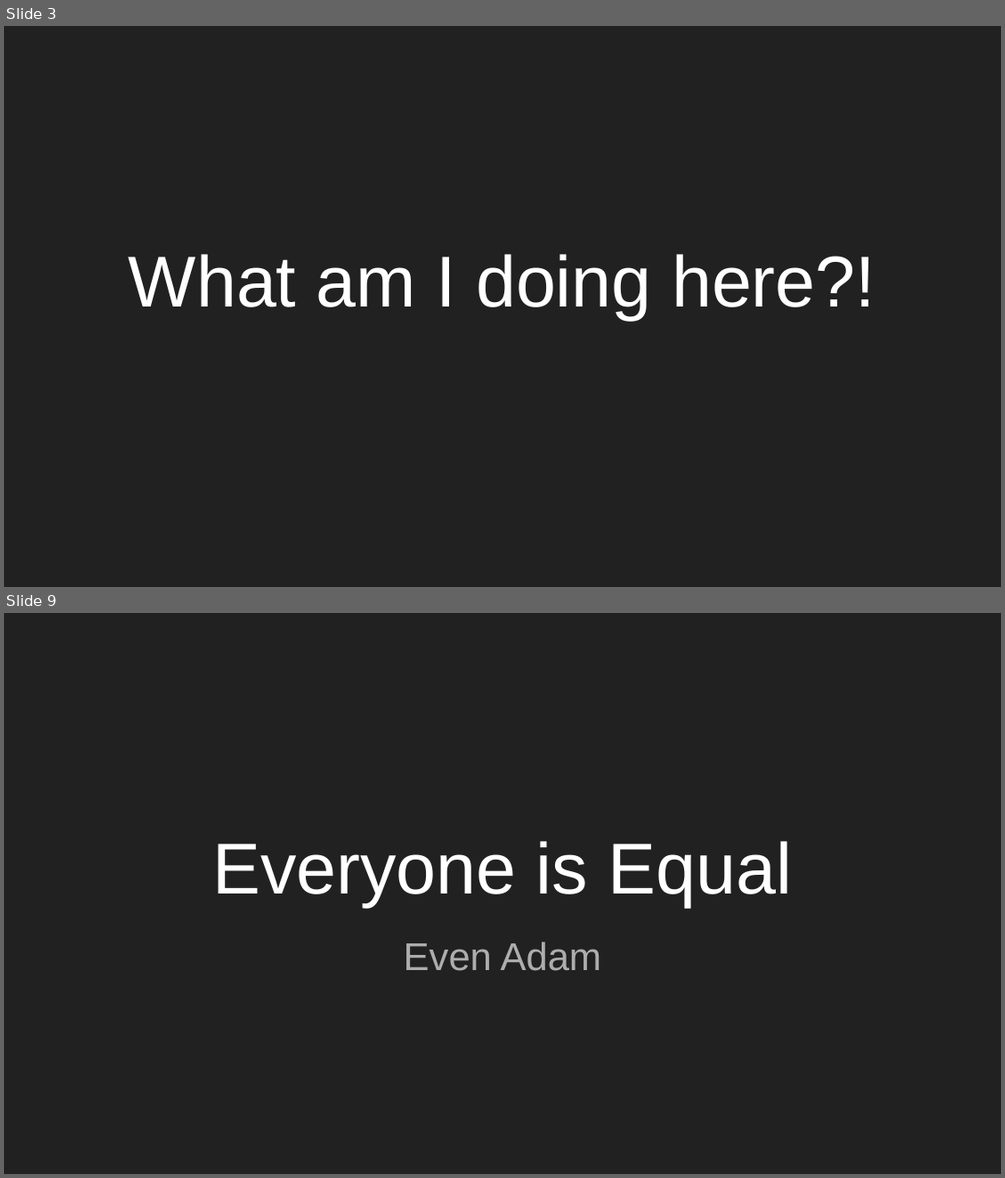
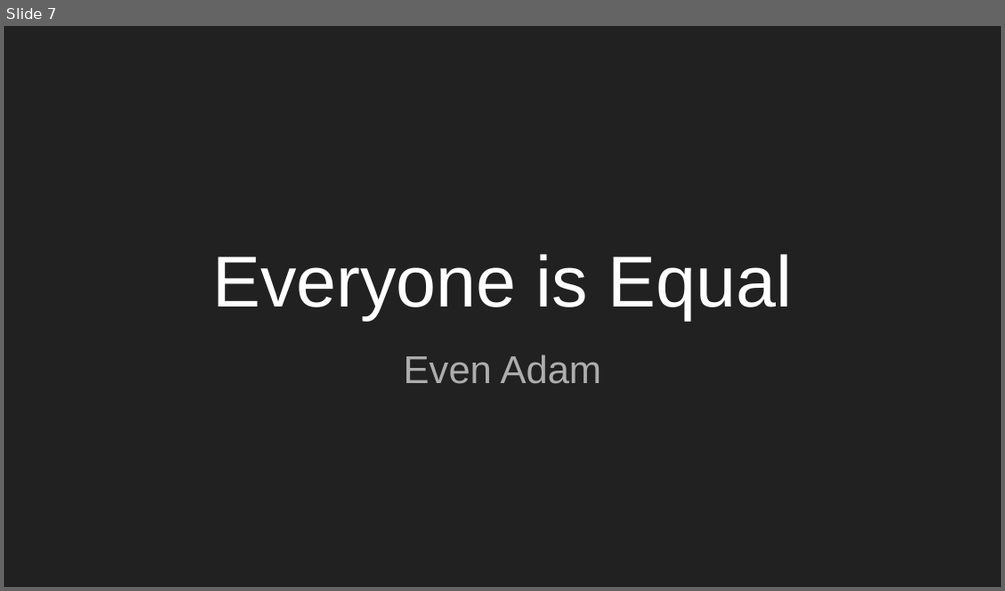
Before and after one commit to shokunin-community/refactoring-legacy-code-1, a slide deck: session-materials/Refactoring Legacy Code Part 1.pptx. Shown one above the other, each under a label of ours: slides 3 and 9 before the commit, slide 7 after it; the slides between them are not shown. The pictures are 1005x1178 and 1005x591 pixels, drawn with LibreOffice and Linux fonts; fonts in the diff are those of the drawing. Boxes give left, top, right and bottom in pixels: in the first picture for what was removed or moved away, otherwise in the second. Text is boxed around its words. In the diff, an @@ line names an element or a change of style, - is before the commit and + after.

```diff
--- a/session-materials/Refactoring Legacy Code Part 1.pptx
+++ b/session-materials/Refactoring Legacy Code Part 1.pptx
@@ slide 3 removed at bbox=[4, 26, 1001, 587], background #212121 @@
@@ title removed at bbox=[129, 254, 875, 319] @@
-What am I doing here?!
@@ what was slide 9 is now slide 7 @@
```
Also in this commit, not shown: 3 slides changed, 3 slides added, 4 other slides removed, 10 other files.
